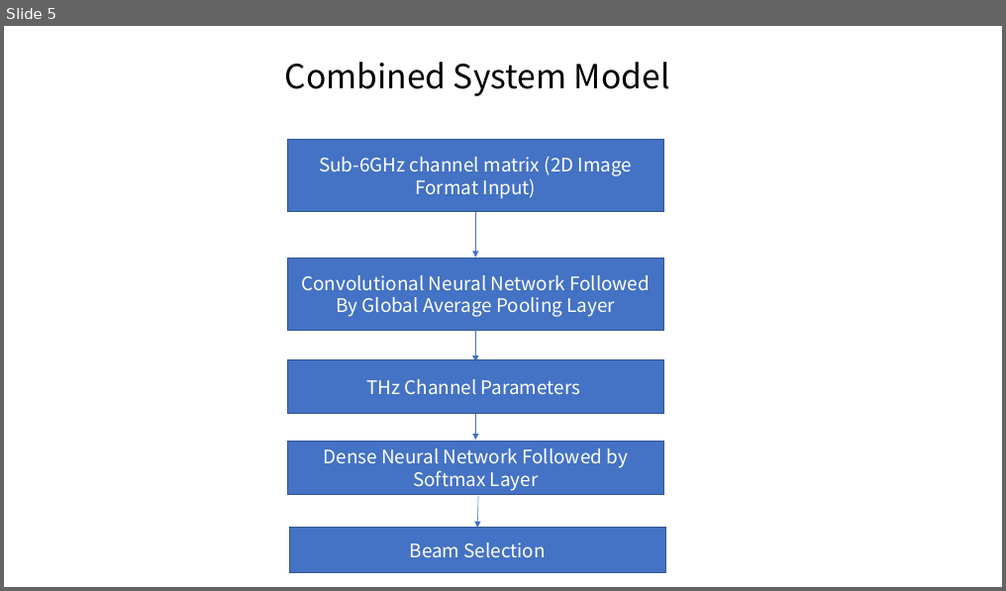
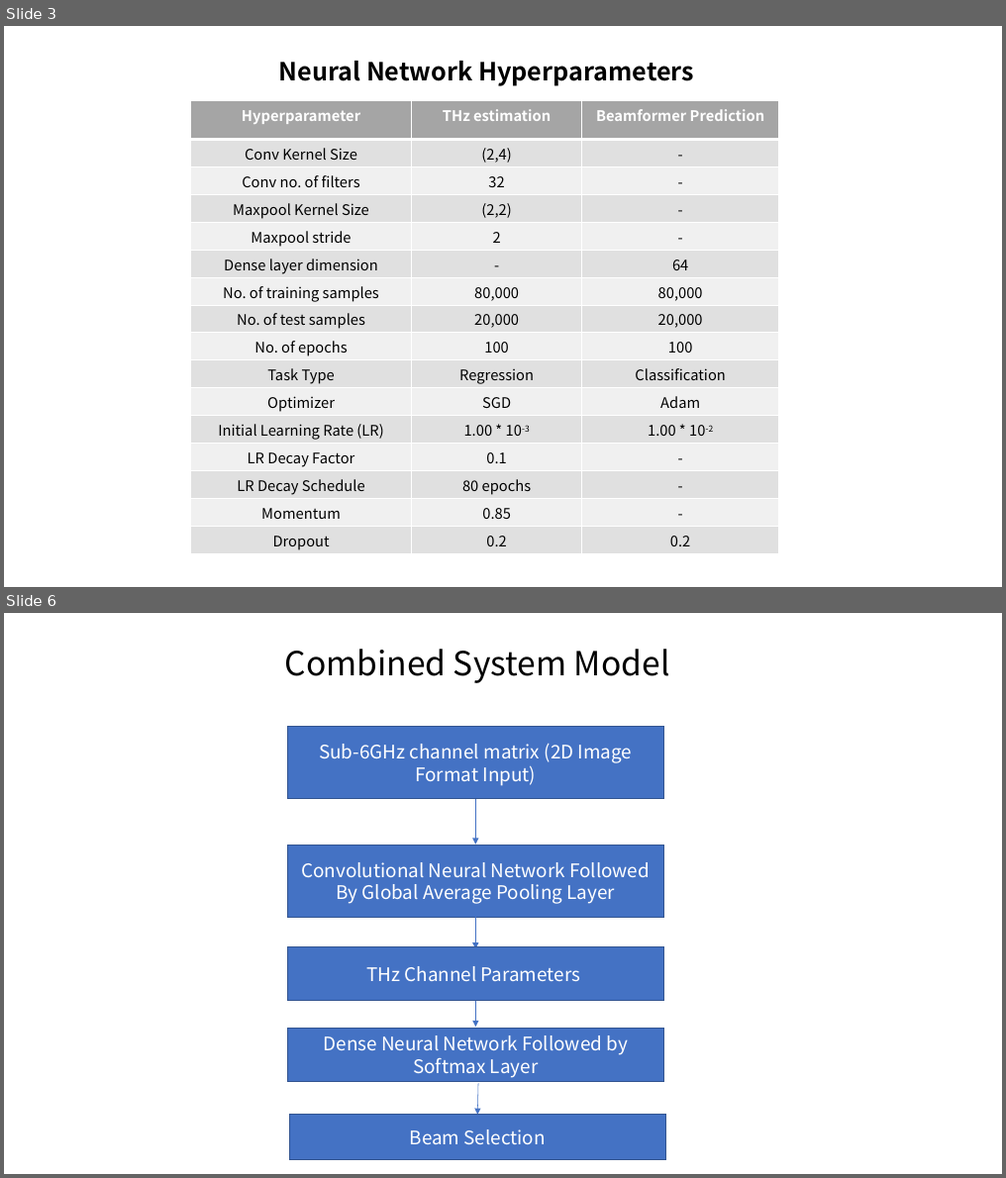
Before and after one commit to sagnik119/Sub6-Preds-THz, a slide deck: Draft/Concept.pptx. Shown one above the other, each under a label of ours: slide 5 before the commit, slides 3 and 6 after it; the slides between them are not shown. The pictures are 1006x591 and 1006x1178 pixels, drawn with LibreOffice and Linux fonts; fonts in the diff are those of the drawing. Boxes give left, top, right and bottom in pixels: in the first picture for what was removed or moved away, otherwise in the second. Text is boxed around its words. In the diff, an @@ line names an element or a change of style, - is before the commit and + after.

```diff
--- a/Draft/Concept.pptx
+++ b/Draft/Concept.pptx
@@ slide 3 added at <box>4,26,1002,587</box>, background #FFFFFF @@
@@ text added at <box>279,61,694,86</box>, 24 pt, text #000000, bold @@
+Neural Network Hyperparameters
@@ table added at <box>190,101,779,555</box>, 16 rows, 3 columns @@
+Hyperparameter | THz estimation | Beamformer Prediction
+Conv Kernel Size | (2,4) | -
+Conv no. of filters | 32 | -
+Maxpool Kernel Size | (2,2) | -
+Maxpool stride | 2 | -
+Dense layer dimension | - | 64
+No. of training samples | 80,000 | 80,000
+No. of test samples | 20,000 | 20,000
+No. of epochs | 100 | 100
+Task Type | Regression | Classification
+Optimizer | SGD | Adam
+Initial Learning Rate (LR) | 1.00 * 10-3 | 1.00 * 10-2
+LR Decay Factor | 0.1 | -
+LR Decay Schedule | 80 epochs | -
+Momentum | 0.85 | -
+Dropout | 0.2 | 0.2
@@ what was slide 5 is now slide 6 @@
```
Also in this commit, not shown: 1 slide changed, 3 other slides added, 4 slides removed, 21 other files.
